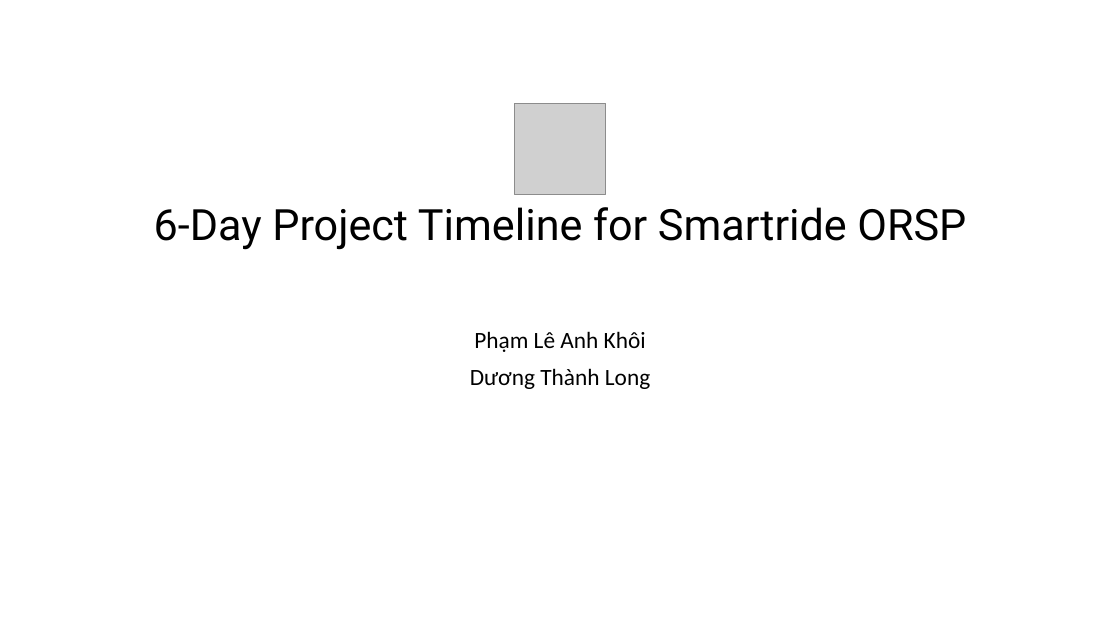
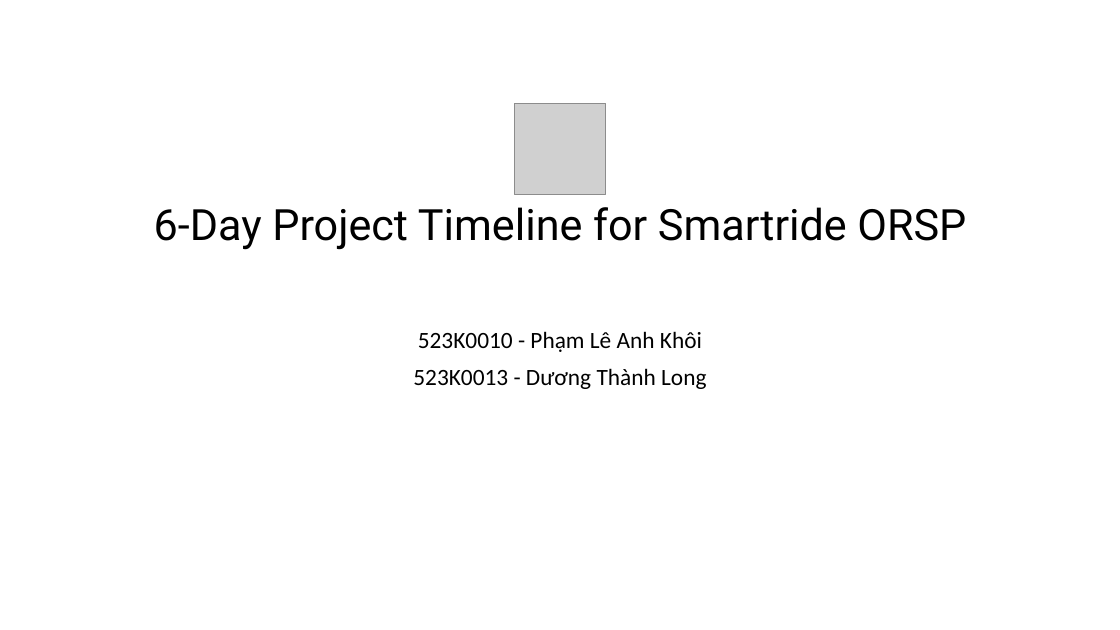
Before and after one commit to CheetoBuri/ProposalForSmartRide, a slide deck: slide 1 of Smartride proposal.pptx. Drawn at 1120x630 pixels with LibreOffice and Linux fonts; fonts in the diff are those of the drawing; grey boxes stand for pictures. Boxes give left, top, right and bottom in pixels: in the first picture for what was removed or moved away, otherwise in the second. Text is boxed around its words. In the diff, an @@ line names an element or a change of style, - is before the commit and + after.

```diff
--- a/Smartride proposal.pptx
+++ b/Smartride proposal.pptx
@@ text at (x1=413, y1=331, x2=706, y2=389): text changed @@
-Phạm Lê Anh Khôi
-Dương Thành Long
+523K0010 - Phạm Lê Anh Khôi
+523K0013 - Dương Thành Long
```
Also in this commit, not shown: 2 other files.
